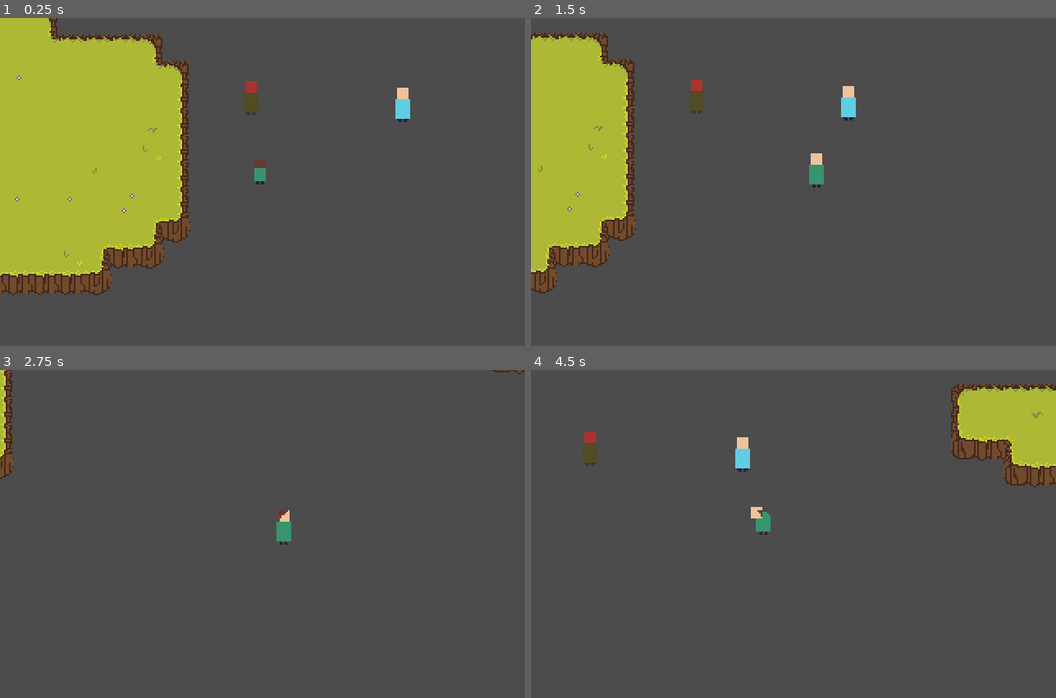
Above: before the commit, frames 1-4 (two rows, left to right).
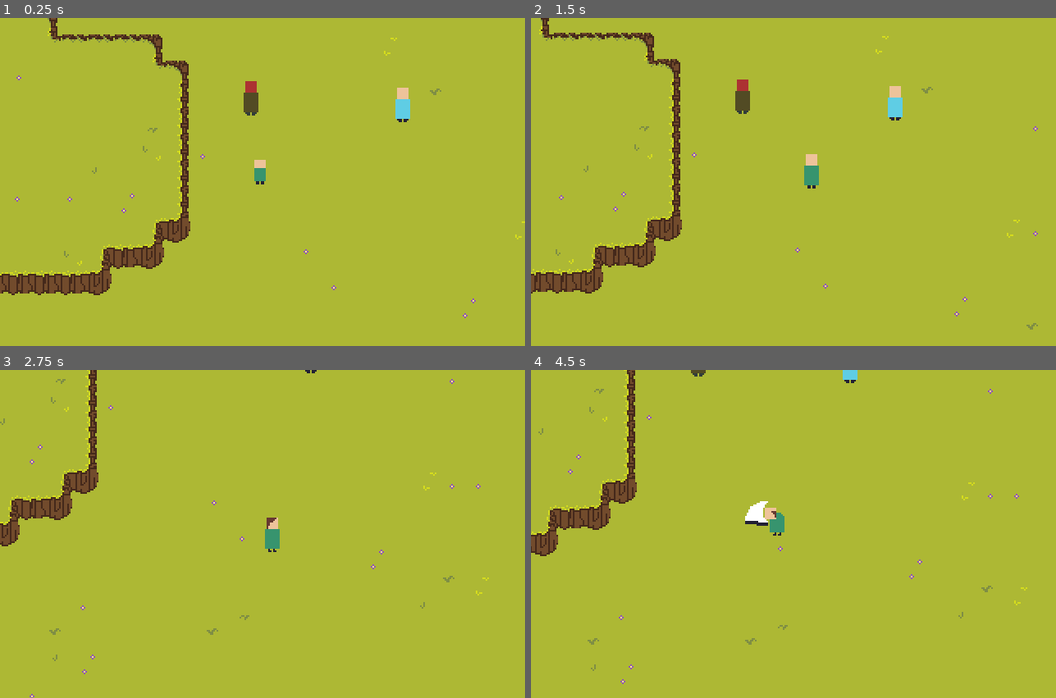
Above: after the commit, the same moments.

Repository: TeamKebab/GodotWildJam24
Game: Godot game, scene res://src/maps/Start.tscn
Two runs of this game, one before a commit and one after it. Both use one fixed random seed, a clock stepped at 60 frames per second and the inputs below.
Inputs:
- Up to frame 1 (0.25 s): no input
- Up to frame 2 (1.5 s): tap Enter (ui_accept) at 0.5, 0.77, 0.8, 1.07, 1.35 s; hold Right (ui_right) 0.53-1.28 s; tap Space (ui_attack) at 0.6 s; hold Down (ui_down) from 1.28 s (still down)
- Up to frame 3 (2.75 s): tap Enter (ui_accept) at 1.52, 1.82, 2.3 s; tap Space (ui_attack) at 1.55, 2.1 s; release Down (ui_down) at 2.03 s; hold Right (ui_right) from 2.03 s (still down)
- Up to frame 4 (4.5 s): release Right (ui_right) at 2.78 s; hold Up (ui_up) 2.78-3.53 s; tap Space (ui_attack) at 2.85, 4.35 s; tap Enter (ui_accept) at 3.02, 3.32, 3.6, 3.77, 4.07 s; hold Left (ui_left) from 3.53 s (still down)

The runs differ from the first frame. In frame 1, 73% of the frame differs, in the area x 0-100%, y 0-100%; in frame 2, 89%; in frame 3, 100%; in frame 4, 97%.

Commit message:
player attack

Diff:
--- a/src/components/Attack.gd
+++ b/src/components/Attack.gd
@@ -7,10 +7,14 @@
 
 export(Shape2D) var shape: Shape2D setget _set_shape
 
+
+export var disabled: bool setget _set_disabled
+
 export var damage: int = 1
 export var single_hit: bool = true
 export var area_attack: bool = false
 export var attack_cooldown: float = 3
+
 
 onready var cooldown_timer : Timer = $Cooldown
 
@@ -68,3 +72,12 @@
 func _set_shape(new_shape):
 	shape = new_shape
 	$CollisionShape2D.set_shape(shape)
+
+
+func _set_disabled(new_disabled):
+	if disabled == new_disabled:
+		return
+
+	$CollisionShape2D.disabled = new_disabled
+
+	disabled = new_disabled
--- a/src/entities/characters/Player.gd
+++ b/src/entities/characters/Player.gd
@@ -46,6 +46,7 @@
 
 onready var animationTree = $AnimationTree
 onready var animationAge = animationTree.get("parameters/Age/playback")
+onready var animationState = animationTree.get("parameters/Action/playback")
 
 onready var narrator = find_parent("Level").find_node("GUI")
 
@@ -66,10 +67,11 @@
 			_move(delta)
 
 			if Input.is_action_just_pressed("ui_accept"):
-				_start_interaction()
-
-			if Input.is_action_just_pressed("ui_attack"):
-				 _attack()
+				var bodies = detection.get_overlapping_bodies()
+				if not bodies.empty():
+					_start_interaction(bodies[0])
+				elif Input.is_action_just_pressed("ui_attack"):
+				 _start_attack()
 
 		State.Interact:
 			if Input.is_action_just_pressed("ui_accept"):
@@ -120,8 +122,14 @@
 		_grow_up_baby()
 
 
-func _attack():
-	pass
+func _start_attack():
+	state = State.Attack
+	animationState.travel("Attack")
+
+
+func _end_attack():
+	state = State.Move
+	animationState.travel("Idle")
 
 
 func _move(delta):
@@ -146,13 +154,7 @@
 	return input.normalized()
 
 
-func _start_interaction():
-	var bodies = detection.get_overlapping_bodies()
-	if bodies.empty():
-		return
-
-	var body = bodies[0]
-
+func _start_interaction(body):
 	state = State.Interact
 
 	if has_child():
--- a/src/entities/characters/Player.tscn
+++ b/src/entities/characters/Player.tscn
@@ -1,18 +1,16 @@
-[gd_scene load_steps=31 format=2]
+[gd_scene load_steps=43 format=2]
 
 [ext_resource path="res://assets/sprites/hero.png" type="Texture" id=1]
 [ext_resource path="res://src/entities/characters/Player.gd" type="Script" id=2]
 [ext_resource path="res://src/components/overlap/DetectionBox.tscn" type="PackedScene" id=3]
 [ext_resource path="res://assets/sprites/baby.png" type="Texture" id=4]
 [ext_resource path="res://src/components/overlap/HurtBox.tscn" type="PackedScene" id=5]
+[ext_resource path="res://src/components/Attack.tscn" type="PackedScene" id=6]
+[ext_resource path="res://assets/sprites/hero_attack.png" type="Texture" id=7]
 
 [sub_resource type="CapsuleShape2D" id=1]
 radius = 3.0
 height = 2.0
-
-[sub_resource type="CapsuleShape2D" id=38]
-radius = 7.76764
-height = 10.2329
 
 [sub_resource type="Animation" id=20]
 resource_name = "Adult"
@@ -27,6 +25,60 @@
 "transitions": PoolRealArray( 1 ),
 "update": 1,
 "values": [ 1 ]
+}
+
+[sub_resource type="Animation" id=47]
+resource_name = "Attack"
+length = 0.3
+tracks/0/type = "value"
+tracks/0/path = NodePath("AttackSprite:visible")
+tracks/0/interp = 1
+tracks/0/loop_wrap = true
+tracks/0/imported = false
+tracks/0/enabled = true
+tracks/0/keys = {
+"times": PoolRealArray( 0 ),
+"transitions": PoolRealArray( 1 ),
+"update": 1,
+"values": [ true ]
+}
+tracks/1/type = "value"
+tracks/1/path = NodePath("AttackSprite:frame")
+tracks/1/interp = 1
+tracks/1/loop_wrap = true
+tracks/1/imported = false
+tracks/1/enabled = true
+tracks/1/keys = {
+"times": PoolRealArray( 0, 0.1, 0.2 ),
+"transitions": PoolRealArray( 1, 1, 1 ),
+"update": 1,
+"values": [ 0, 1, 2 ]
+}
+tracks/2/type = "method"
+tracks/2/path = NodePath(".")
+tracks/2/interp = 1
+tracks/2/loop_wrap = true
+tracks/2/imported = false
+tracks/2/enabled = true
+tracks/2/keys = {
+"times": PoolRealArray( 0.3 ),
+"transitions": PoolRealArray( 1 ),
+"values": [ {
+"args": [  ],
+"method": "_end_attack"
+} ]
+}
+tracks/3/type = "value"
+tracks/3/path = NodePath("Attack:disabled")
+tracks/3/interp = 1
+tracks/3/loop_wrap = true
+tracks/3/imported = false
+tracks/3/enabled = true
+tracks/3/keys = {
+"times": PoolRealArray( 0 ),
+"transitions": PoolRealArray( 1 ),
+"update": 1,
+"values": [ false ]
 }
 
 [sub_resource type="Animation" id=39]
@@ -54,7 +106,7 @@
 "times": PoolRealArray( 0 ),
 "transitions": PoolRealArray( 1 ),
 "update": 0,
-"values": [ Vector2( -7.8, 0 ) ]
+"values": [ Vector2( -7.8, -7 ) ]
 }
 tracks/2/type = "value"
 tracks/2/path = NodePath("DetectionBox:rotation_degrees")
@@ -115,6 +167,66 @@
 "transitions": PoolRealArray( 1 ),
 "update": 0,
 "values": [ Vector2( -4.88864, -11.4568 ) ]
+}
+tracks/7/type = "value"
+tracks/7/path = NodePath("Attack:position")
+tracks/7/interp = 1
+tracks/7/loop_wrap = true
+tracks/7/imported = false
+tracks/7/enabled = true
+tracks/7/keys = {
+"times": PoolRealArray( 0 ),
+"transitions": PoolRealArray( 1 ),
+"update": 0,
+"values": [ Vector2( -1.5, 7.54324 ) ]
+}
+tracks/8/type = "value"
+tracks/8/path = NodePath("Attack:rotation_degrees")
+tracks/8/interp = 1
+tracks/8/loop_wrap = true
+tracks/8/imported = false
+tracks/8/enabled = true
+tracks/8/keys = {
+"times": PoolRealArray( 0 ),
+"transitions": PoolRealArray( 1 ),
+"update": 0,
+"values": [ 90.0 ]
+}
+tracks/9/type = "value"
+tracks/9/path = NodePath("AttackSprite:region_rect")
+tracks/9/interp = 1
+tracks/9/loop_wrap = true
+tracks/9/imported = false
+tracks/9/enabled = true
+tracks/9/keys = {
+"times": PoolRealArray( 0 ),
+"transitions": PoolRealArray( 1 ),
+"update": 0,
+"values": [ Rect2( 32, 0, 16, 48 ) ]
+}
+tracks/10/type = "value"
+tracks/10/path = NodePath("AttackSprite:position")
+tracks/10/interp = 1
+tracks/10/loop_wrap = true
+tracks/10/imported = false
+tracks/10/enabled = true
+tracks/10/keys = {
+"times": PoolRealArray( 0 ),
+"transitions": PoolRealArray( 1 ),
+"update": 0,
+"values": [ Vector2( 2.11136, 0.54324 ) ]
+}
+tracks/11/type = "value"
+tracks/11/path = NodePath("AttackSprite:z_index")
+tracks/11/interp = 1
+tracks/11/loop_wrap = true
+tracks/11/imported = false
+tracks/11/enabled = true
+tracks/11/keys = {
+"times": PoolRealArray( 0 ),
+"transitions": PoolRealArray( 1 ),
+"update": 1,
+"values": [ 0 ]
 }
 
 [sub_resource type="Animation" id=21]
@@ -130,6 +242,35 @@
 "transitions": PoolRealArray( 1 ),
 "update": 1,
 "values": [ 2 ]
+}
+
+[sub_resource type="Animation" id=48]
+resource_name = "Idle"
+length = 0.1
+loop = true
+tracks/0/type = "value"
+tracks/0/path = NodePath("AttackSprite:visible")
+tracks/0/interp = 1
+tracks/0/loop_wrap = true
+tracks/0/imported = false
+tracks/0/enabled = true
+tracks/0/keys = {
+"times": PoolRealArray( 0 ),
+"transitions": PoolRealArray( 1 ),
+"update": 1,
+"values": [ false ]
+}
+tracks/1/type = "value"
+tracks/1/path = NodePath("Attack:disabled")
+tracks/1/interp = 1
+tracks/1/loop_wrap = true
+tracks/1/imported = false
+tracks/1/enabled = true
+tracks/1/keys = {
+"times": PoolRealArray( 0 ),
+"transitions": PoolRealArray( 1 ),
+"update": 1,
+"values": [ true ]
 }
 
 [sub_resource type="Animation" id=40]
@@ -219,6 +360,66 @@
 "update": 1,
 "values": [ 0 ]
 }
+tracks/7/type = "value"
+tracks/7/path = NodePath("Attack:position")
+tracks/7/interp = 1
+tracks/7/loop_wrap = true
+tracks/7/imported = false
+tracks/7/enabled = true
+tracks/7/keys = {
+"times": PoolRealArray( 0 ),
+"transitions": PoolRealArray( 1 ),
+"update": 0,
+"values": [ Vector2( -12.8886, -6.45676 ) ]
+}
+tracks/8/type = "value"
+tracks/8/path = NodePath("Attack:rotation_degrees")
+tracks/8/interp = 1
+tracks/8/loop_wrap = true
+tracks/8/imported = false
+tracks/8/enabled = true
+tracks/8/keys = {
+"times": PoolRealArray( 0 ),
+"transitions": PoolRealArray( 1 ),
+"update": 0,
+"values": [ 0.0 ]
+}
+tracks/9/type = "value"
+tracks/9/path = NodePath("AttackSprite:region_rect")
+tracks/9/interp = 1
+tracks/9/loop_wrap = true
+tracks/9/imported = false
+tracks/9/enabled = true
+tracks/9/keys = {
+"times": PoolRealArray( 0 ),
+"transitions": PoolRealArray( 1 ),
+"update": 0,
+"values": [ Rect2( 16, 0, 16, 48 ) ]
+}
+tracks/10/type = "value"
+tracks/10/path = NodePath("AttackSprite:position")
+tracks/10/interp = 1
+tracks/10/loop_wrap = true
+tracks/10/imported = false
+tracks/10/enabled = true
+tracks/10/keys = {
+"times": PoolRealArray( 0 ),
+"transitions": PoolRealArray( 1 ),
+"update": 0,
+"values": [ Vector2( -13.8886, -12.4568 ) ]
+}
+tracks/11/type = "value"
+tracks/11/path = NodePath("AttackSprite:z_index")
+tracks/11/interp = 1
+tracks/11/loop_wrap = true
+tracks/11/imported = false
+tracks/11/enabled = true
+tracks/11/keys = {
+"times": PoolRealArray( 0 ),
+"transitions": PoolRealArray( 1 ),
+"update": 1,
+"values": [ 0 ]
+}
 
 [sub_resource type="Animation" id=41]
 length = 0.1
@@ -307,6 +508,66 @@
 "update": 1,
 "values": [ 0 ]
 }
+tracks/7/type = "value"
+tracks/7/path = NodePath("Attack:position")
+tracks/7/interp = 1
+tracks/7/loop_wrap = true
+tracks/7/imported = false
+tracks/7/enabled = true
+tracks/7/keys = {
+"times": PoolRealArray( 0 ),
+"transitions": PoolRealArray( 1 ),
+"update": 0,
+"values": [ Vector2( 8.11136, -6.45676 ) ]
+}
+tracks/8/type = "value"
+tracks/8/path = NodePath("Attack:rotation_degrees")
+tracks/8/interp = 1
+tracks/8/loop_wrap = true
+tracks/8/imported = false
+tracks/8/enabled = true
+tracks/8/keys = {
+"times": PoolRealArray( 0 ),
+"transitions": PoolRealArray( 1 ),
+"update": 0,
+"values": [ 0.0 ]
+}
+tracks/9/type = "value"
+tracks/9/path = NodePath("AttackSprite:region_rect")
+tracks/9/interp = 1
+tracks/9/loop_wrap = true
+tracks/9/imported = false
+tracks/9/enabled = true
+tracks/9/keys = {
+"times": PoolRealArray( 0 ),
+"transitions": PoolRealArray( 1 ),
+"update": 0,
+"values": [ Rect2( 0, 0, 16, 48 ) ]
+}
+tracks/10/type = "value"
+tracks/10/path = NodePath("AttackSprite:position")
+tracks/10/interp = 1
+tracks/10/loop_wrap = true
+tracks/10/imported = false
+tracks/10/enabled = true
+tracks/10/keys = {
+"times": PoolRealArray( 0 ),
+"transitions": PoolRealArray( 1 ),
+"update": 0,
+"values": [ Vector2( 12.1114, -12.4568 ) ]
+}
+tracks/11/type = "value"
+tracks/11/path = NodePath("AttackSprite:z_index")
+tracks/11/interp = 1
+tracks/11/loop_wrap = true
+tracks/11/imported = false
+tracks/11/enabled = true
+tracks/11/keys = {
+"times": PoolRealArray( 0 ),
+"transitions": PoolRealArray( 1 ),
+"update": 1,
+"values": [ 0 ]
+}
 
 [sub_resource type="Animation" id=22]
 resource_name = "Teen"
@@ -410,8 +671,85 @@
 "update": 1,
 "values": [ 0 ]
 }
-
-[sub_resource type="AnimationNodeAdd2" id=23]
+tracks/7/type = "value"
+tracks/7/path = NodePath("Attack:position")
+tracks/7/interp = 1
+tracks/7/loop_wrap = true
+tracks/7/imported = false
+tracks/7/enabled = true
+tracks/7/keys = {
+"times": PoolRealArray( 0 ),
+"transitions": PoolRealArray( 1 ),
+"update": 0,
+"values": [ Vector2( -1.5, -11.4568 ) ]
+}
+tracks/8/type = "value"
+tracks/8/path = NodePath("Attack:rotation_degrees")
+tracks/8/interp = 1
+tracks/8/loop_wrap = true
+tracks/8/imported = false
+tracks/8/enabled = true
+tracks/8/keys = {
+"times": PoolRealArray( 0 ),
+"transitions": PoolRealArray( 1 ),
+"update": 0,
+"values": [ 90.0 ]
+}
+tracks/9/type = "value"
+tracks/9/path = NodePath("AttackSprite:region_rect")
+tracks/9/interp = 1
+tracks/9/loop_wrap = true
+tracks/9/imported = false
+tracks/9/enabled = true
+tracks/9/keys = {
+"times": PoolRealArray( 0 ),
+"transitions": PoolRealArray( 1 ),
+"update": 0,
+"values": [ Rect2( 48, 0, 16, 48 ) ]
+}
+tracks/10/type = "value"
+tracks/10/path = NodePath("AttackSprite:position")
+tracks/10/interp = 1
+tracks/10/loop_wrap = true
+tracks/10/imported = false
+tracks/10/enabled = true
+tracks/10/keys = {
+"times": PoolRealArray( 0 ),
+"transitions": PoolRealArray( 1 ),
+"update": 0,
+"values": [ Vector2( -3.889, -14.457 ) ]
+}
+tracks/11/type = "value"
+tracks/11/path = NodePath("AttackSprite:z_index")
+tracks/11/interp = 1
+tracks/11/loop_wrap = true
+tracks/11/imported = false
+tracks/11/enabled = true
+tracks/11/keys = {
+"times": PoolRealArray( 0 ),
+"transitions": PoolRealArray( 1 ),
+"update": 1,
+"values": [ -1 ]
+}
+
+[sub_resource type="AnimationNodeAnimation" id=49]
+animation = "Attack"
+
+[sub_resource type="AnimationNodeAnimation" id=50]
+animation = "Idle"
+
+[sub_resource type="AnimationNodeStateMachineTransition" id=51]
+
+[sub_resource type="AnimationNodeStateMachineTransition" id=52]
+switch_mode = 2
+
+[sub_resource type="AnimationNodeStateMachine" id=44]
+states/Attack/node = SubResource( 49 )
+states/Attack/position = Vector2( 682, 149 )
+states/Idle/node = SubResource( 50 )
+states/Idle/position = Vector2( 393, 149 )
+transitions = [ "Idle", "Attack", SubResource( 51 ), "Attack", "Idle", SubResource( 52 ) ]
+start_node = "Idle"
 
 [sub_resource type="AnimationNodeAnimation" id=25]
 animation = "Adult"
@@ -437,6 +775,8 @@
 states/Teen/position = Vector2( 379, 162 )
 transitions = [ "Teen", "Adult", SubResource( 28 ), "Adult", "Elder", SubResource( 29 ), "Elder", "Teen", SubResource( 30 ) ]
 start_node = "Teen"
+
+[sub_resource type="AnimationNodeAdd2" id=45]
 
 [sub_resource type="AnimationNodeAnimation" id=34]
 animation = "Down"
@@ -461,22 +801,38 @@
 blend_point_3/pos = Vector2( -1, 0 )
 blend_mode = 1
 
+[sub_resource type="AnimationNodeAdd2" id=23]
+
 [sub_resource type="AnimationNodeBlendTree" id=32]
-graph_offset = Vector2( 0, 153.5 )
-nodes/Add2/node = SubResource( 23 )
-nodes/Add2/position = Vector2( 660, 100 )
+graph_offset = Vector2( 0, 23.25 )
+nodes/Action/node = SubResource( 44 )
+nodes/Action/position = Vector2( 260, 60 )
 nodes/Age/node = SubResource( 31 )
-nodes/Age/position = Vector2( 380, 60 )
+nodes/Age/position = Vector2( 480, 240 )
+nodes/All/node = SubResource( 45 )
+nodes/All/position = Vector2( 760, 140 )
 nodes/Direction/node = SubResource( 24 )
-nodes/Direction/position = Vector2( 380, 200 )
-nodes/output/position = Vector2( 880, 100 )
-node_connections = [ "output", 0, "Add2", "Add2", 0, "Age", "Add2", 1, "Direction" ]
+nodes/Direction/position = Vector2( 260, 200 )
+nodes/DirectionAction/node = SubResource( 23 )
+nodes/DirectionAction/position = Vector2( 480, 40 )
+nodes/output/position = Vector2( 960, 140 )
+node_connections = [ "output", 0, "All", "DirectionAction", 0, "Action", "DirectionAction", 1, "Direction", "All", 0, "DirectionAction", "All", 1, "Age" ]
+
+[sub_resource type="AnimationNodeStateMachinePlayback" id=46]
 
 [sub_resource type="AnimationNodeStateMachinePlayback" id=33]
+
+[sub_resource type="CapsuleShape2D" id=38]
+radius = 7.76764
+height = 10.2329
 
 [sub_resource type="CapsuleShape2D" id=42]
 radius = 3.5
 height = 8.0
+
+[sub_resource type="CapsuleShape2D" id=43]
+radius = 7.7
+height = 10.2
 
 [node name="Player" type="KinematicBody2D"]
 position = Vector2( -0.111362, 5.45676 )
@@ -498,17 +854,48 @@
 texture = ExtResource( 1 )
 hframes = 3
 region_enabled = true
-region_rect = Rect2( 216, 0, 72, 24 )
+region_rect = Rect2( 144, 0, 72, 24 )
 
 [node name="BabySprite" type="Sprite" parent="."]
 visible = false
-position = Vector2( 0, -10.4568 )
+position = Vector2( -4.88864, -11.4568 )
+z_index = -1
 texture = ExtResource( 4 )
 region_enabled = true
-region_rect = Rect2( 48, 0, 16, 16 )
+region_rect = Rect2( 32, 0, 16, 16 )
+
+[node name="AttackSprite" type="Sprite" parent="."]
+visible = false
+position = Vector2( 2.11136, 0.54324 )
+texture = ExtResource( 7 )
+vframes = 3
+frame = 2
+region_enabled = true
+region_rect = Rect2( 32, 0, 16, 48 )
+
+[node name="AnimationPlayer" type="AnimationPlayer" parent="."]
+anims/Adult = SubResource( 20 )
+anims/Attack = SubResource( 47 )
+anims/Down = SubResource( 39 )
+anims/Elder = SubResource( 21 )
+anims/Idle = SubResource( 48 )
+anims/Left = SubResource( 40 )
+anims/Right = SubResource( 41 )
+anims/Teen = SubResource( 22 )
+anims/Up = SubResource( 19 )
+
+[node name="AnimationTree" type="AnimationTree" parent="."]
+tree_root = SubResource( 32 )
+anim_player = NodePath("../AnimationPlayer")
+active = true
+parameters/Action/playback = SubResource( 46 )
+parameters/Age/playback = SubResource( 33 )
+parameters/All/add_amount = 1.0
+parameters/Direction/blend_position = Vector2( 0, 0 )
+parameters/DirectionAction/add_amount = 1.0
 
 [node name="DetectionBox" parent="." instance=ExtResource( 3 )]
-position = Vector2( -7.8, -20 )
+position = Vector2( -7.8, -7 )
 rotation = 1.5708
 collision_mask = 10
 
@@ -517,23 +904,6 @@
 position = Vector2( 8.11136, -6.45676 )
 shape = SubResource( 38 )
 
-[node name="AnimationPlayer" type="AnimationPlayer" parent="."]
-anims/Adult = SubResource( 20 )
-anims/Down = SubResource( 39 )
-anims/Elder = SubResource( 21 )
-anims/Left = SubResource( 40 )
-anims/Right = SubResource( 41 )
-anims/Teen = SubResource( 22 )
-anims/Up = SubResource( 19 )
-
-[node name="AnimationTree" type="AnimationTree" parent="."]
-tree_root = SubResource( 32 )
-anim_player = NodePath("../AnimationPlayer")
-active = true
-parameters/Add2/add_amount = 1.0
-parameters/Age/playback = SubResource( 33 )
-parameters/Direction/blend_position = Vector2( 0, -1 )
-
 [node name="HurtBox" parent="." instance=ExtResource( 5 )]
 collision_layer = 32
 collision_mask = 0
@@ -542,6 +912,14 @@
 position = Vector2( -1.5, -6 )
 shape = SubResource( 42 )
 
+[node name="Attack" parent="." instance=ExtResource( 6 )]
+position = Vector2( -1.5, 7.54324 )
+rotation = 1.5708
+collision_layer = 0
+collision_mask = 128
+shape = SubResource( 43 )
+disabled = true
+
 [editable path="DetectionBox"]
 
 [editable path="HurtBox"]
--- a/src/maps/Start.tscn
+++ b/src/maps/Start.tscn
@@ -9,7 +9,6 @@
 [node name="Level" type="Node"]
 
 [node name="Ground" type="TileMap" parent="."]
-visible = false
 tile_set = ExtResource( 1 )
 cell_size = Vector2( 16, 16 )
 collision_layer = 0
Binary file added: assets/sprites/hero_attack.png
Not shown, added: assets/sprites/hero_attack.png.import
